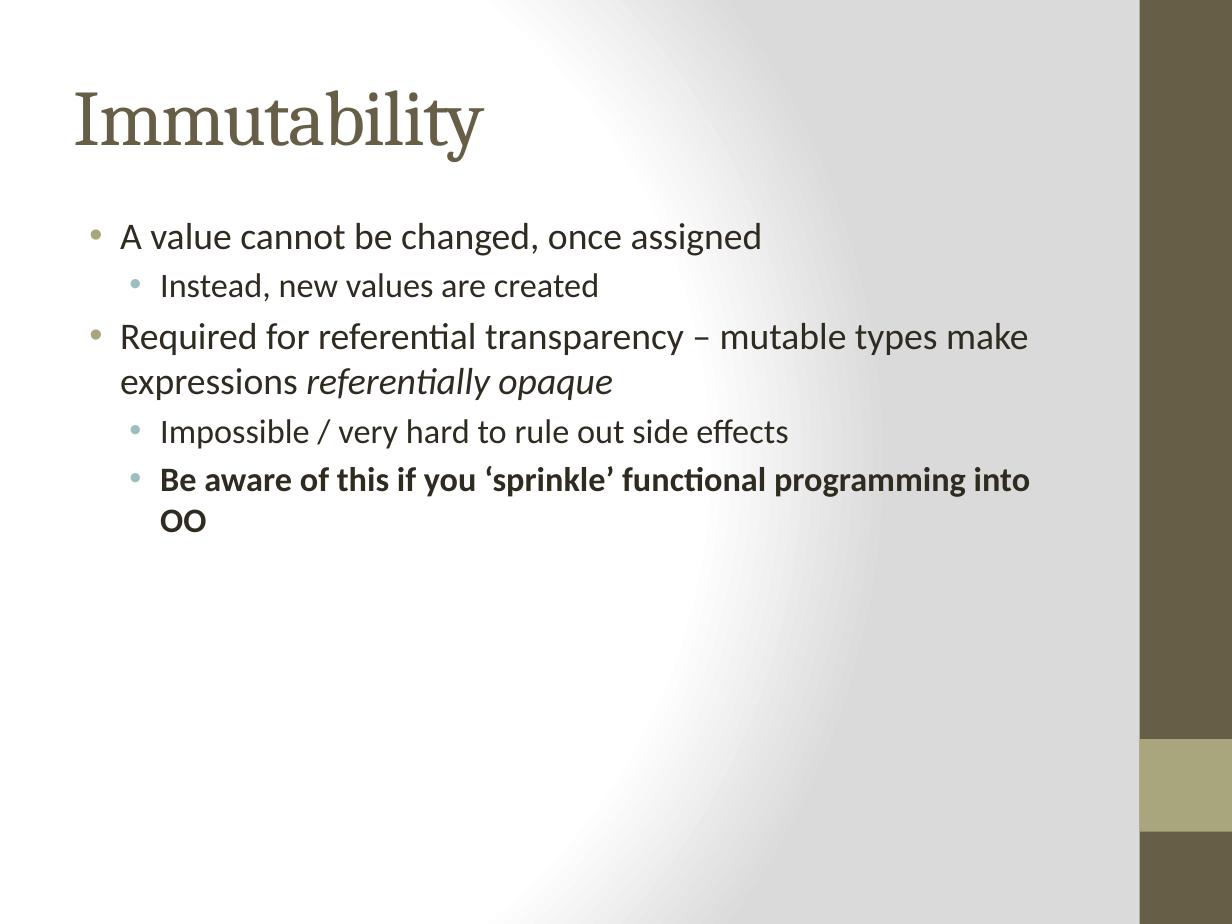
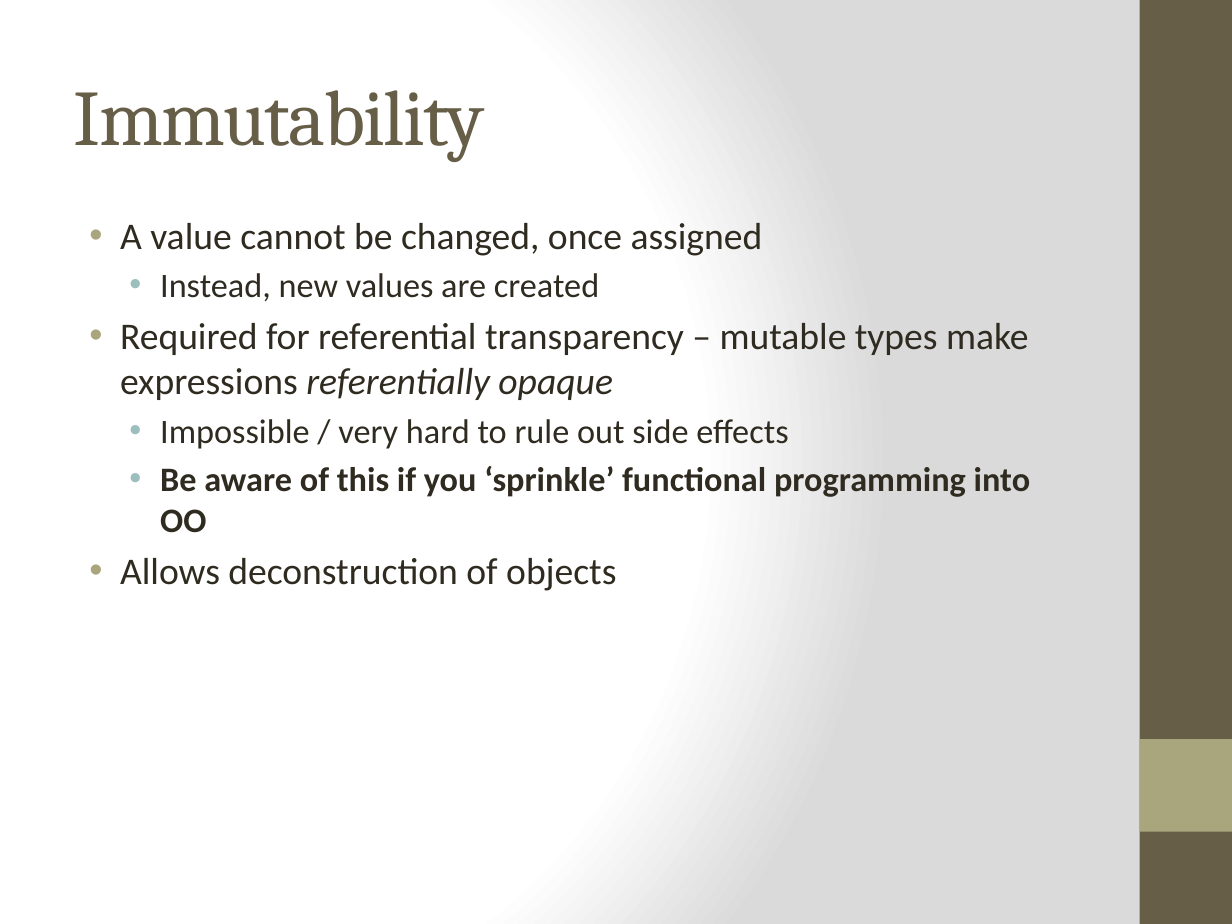
Before and after one commit to bjhartin/FoundationsOfFunctionalProgramming, a slide deck: slide 16 of FoundationsOfFunctionalProgramming.pptx (slide 15 before the commit). Drawn at 1232x924 pixels with LibreOffice and Linux fonts; fonts in the diff are those of the drawing. Boxes give left, top, right and bottom in pixels: in the first picture for what was removed or moved away, otherwise in the second. Text is boxed around its words. In the diff, an @@ line names an element or a change of style, - is before the commit and + after.

```diff
--- a/FoundationsOfFunctionalProgramming.pptx
+++ b/FoundationsOfFunctionalProgramming.pptx
@@ text at (120,558,616,591): paragraph added @@
+• Allows deconstruction of objects
```
Also in this commit, not shown: 4 other slides changed, 2 slides added, 1 other file.
